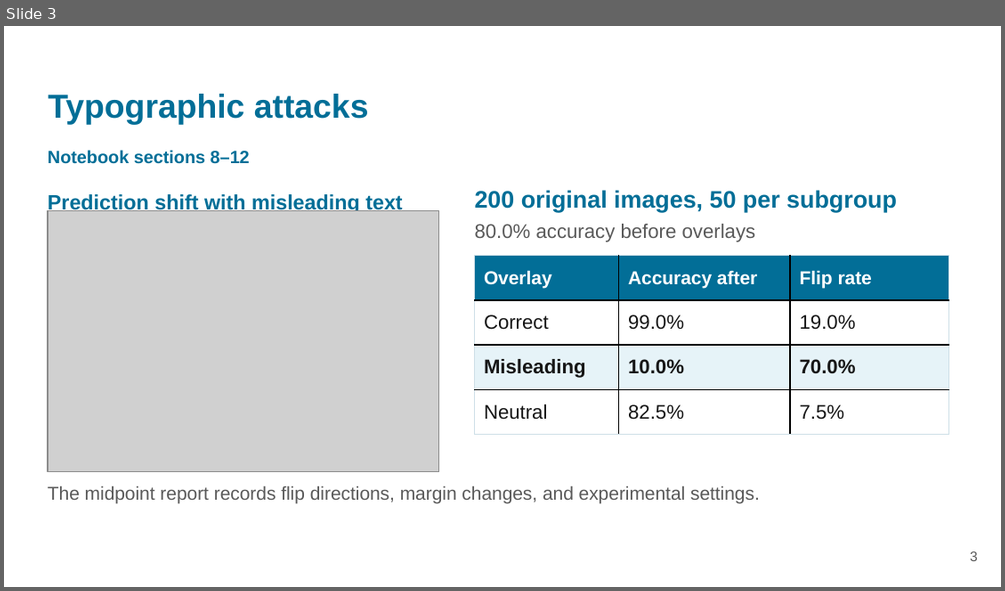
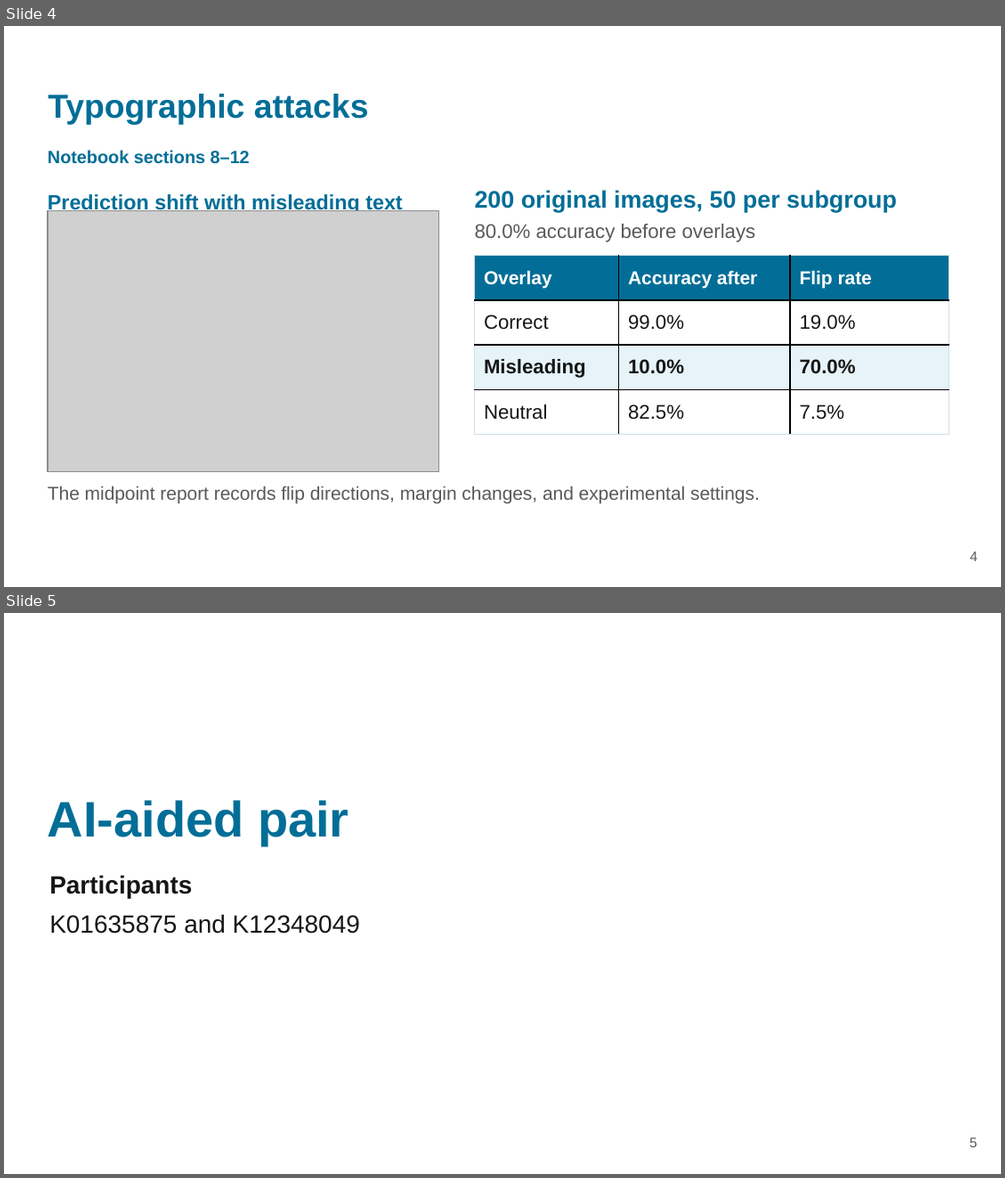
Before and after one commit to ffirani/jku-ai-visualization, a slide deck: Phase_1/Manual Team/Presentation/Waterbirds Phase I - JKU Prediction Shift.pptx. Shown one above the other, each under a label of ours: slide 3 before the commit, slides 4 and 5 after it. The pictures are 1005x591 and 1005x1178 pixels, drawn with LibreOffice and Linux fonts; fonts in the diff are those of the drawing; grey boxes stand for pictures; background and template pictures are left out. Boxes give left, top, right and bottom in pixels: in the first picture for what was removed or moved away, otherwise in the second. Text is boxed around its words. In the diff, an @@ line names an element or a change of style, - is before the commit and + after.

Commit message:
Add pair introduction slides

```diff
--- a/Phase_1/Manual Team/Presentation/Waterbirds Phase I - JKU Prediction Shift.pptx
+++ b/Phase_1/Manual Team/Presentation/Waterbirds Phase I - JKU Prediction Shift.pptx
@@ slide 5 added at (4,613,1001,1174), background #FFFFFF @@
@@ text added at (48,800,349,844), 36 pt, text #026E97, bold @@
+AI-aided pair
@@ text added at (49,875,192,898), 18 pt, text #161616, bold @@
+Participants
@@ text added at (49,914,360,933), 18 pt, text #161616 @@
+K01635875 and K12348049
@@ text added at (970,1137,978,1147), 10 pt, text #595959 @@
+5
@@ what was slide 3 is now slide 4 @@
@@ page number at (970,551,978,561): text changed @@
-3
+4
```
Also in this commit, not shown: 1 other slide added.
